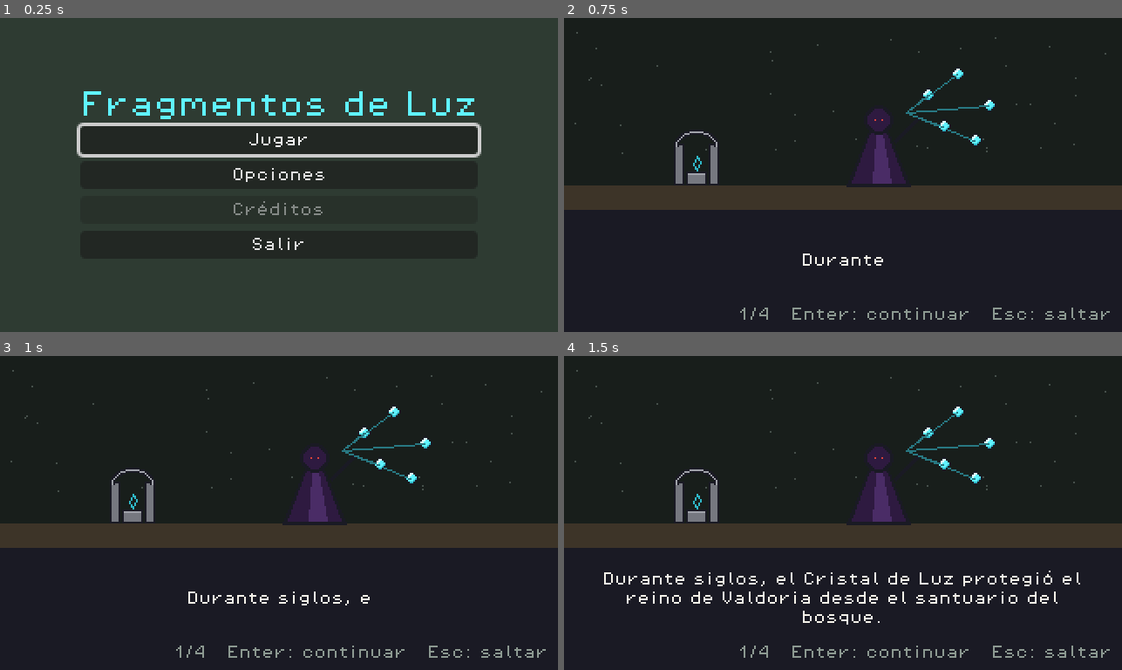
Above: before the commit, frames 1-4 (two rows, left to right).
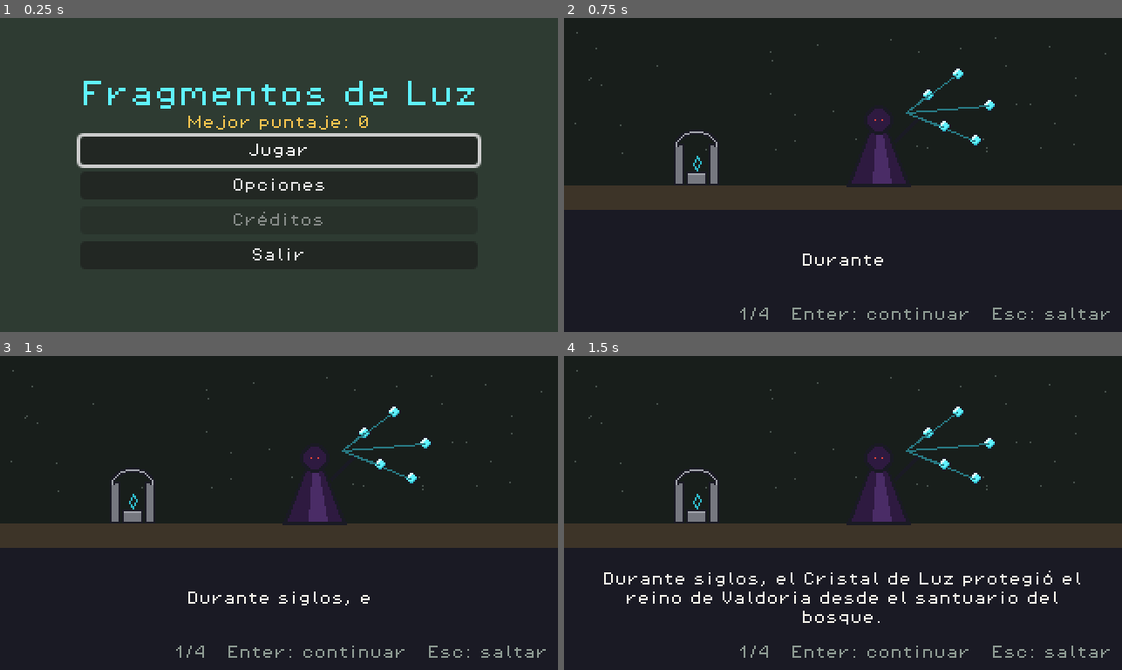
Above: after the commit, the same moments.

Repository: jaider23100/FragmentosDeLuz
Game: Godot game, scene res://scenes/ui/menu_principal.tscn
Two runs of this game, one before a commit and one after it. Both use one fixed random seed, a clock stepped at 60 frames per second and the inputs below.
Inputs (mouse positions are in pixels of both pictures, inside the frame that each line leads up to):
- Up to frame 1 (0.25 s): no input
- Up to frame 2 (0.75 s): click "Jugar" at 0.5 s
- Up to frame 3 (1 s): no input
- Up to frame 4 (1.5 s): tap Enter (ui_accept) at 1.25 s; move the mouse to (965, 497) at 1.27 s; hold D (mover_derecha) from 1.28 s (still down); tap J (atacar) at 1.35 s; click (965, 497) at 1.42 s

The runs differ from the first frame. In frame 1, 6.6% of the frame differs, in the area x 13-87%, y 20-78%; in frame 2, nothing differs; in frame 3, nothing differs; in frame 4, nothing differs.

Commit message:
feat(ui): guarda el récord y el volumen y muestra el mejor puntaje

Diff:
--- a/scenes/ui/menu_principal.tscn
+++ b/scenes/ui/menu_principal.tscn
@@ -45,6 +45,14 @@
 text = "Fragmentos de Luz"
 horizontal_alignment = 1
 
+[node name="EtiquetaMejor" type="Label" parent="Contenedor"]
+unique_name_in_owner = true
+layout_mode = 2
+theme_override_colors/font_color = Color(0.949, 0.757, 0.306, 1)
+theme_override_font_sizes/font_size = 8
+text = "Mejor puntaje: 0"
+horizontal_alignment = 1
+
 [node name="BotonJugar" type="Button" parent="Contenedor"]
 unique_name_in_owner = true
 layout_mode = 2
--- a/scripts/autoload/gestor_audio.gd
+++ b/scripts/autoload/gestor_audio.gd
@@ -4,8 +4,6 @@
 ## La música cambia sola según la fase de EstadoJuego (señal fase_cambiada) y baja durante la pausa.
 ## Todos los botones de la interfaz suenan al presionarlos sin que cada menú lo programe.
 
-## Volumen inicial de los buses (0 a 1); GestorGuardado lo reemplaza cuando hay configuración guardada.
-const VOLUMEN_POR_DEFECTO: float = 0.8
 ## Atenuación de la música mientras el juego está en pausa, en dB.
 const ATENUACION_PAUSA_DB: float = -12.0
 ## Reproductores simultáneos de efectos.
@@ -45,8 +43,9 @@
 		canal.bus = &"Efectos"
 		add_child(canal)
 		_efectos.append(canal)
-	aplicar_volumen("Musica", VOLUMEN_POR_DEFECTO)
-	aplicar_volumen("Efectos", VOLUMEN_POR_DEFECTO)
+	# El volumen inicial es el guardado (GestorGuardado se carga antes que este autoload).
+	aplicar_volumen("Musica", GestorGuardado.volumen_musica)
+	aplicar_volumen("Efectos", GestorGuardado.volumen_efectos)
 	EstadoJuego.fase_cambiada.connect(_on_fase_cambiada)
 	get_tree().node_added.connect(_on_nodo_agregado)
 	reproducir_musica("menu")
--- a/scripts/ui/menu_principal.gd
+++ b/scripts/ui/menu_principal.gd
@@ -1,15 +1,17 @@
 class_name MenuPrincipal
 extends Control
-## Menú principal: iniciar partida, opciones, créditos y salir (RF-18).
+## Menú principal: iniciar partida, opciones, créditos y salir; muestra el mejor puntaje (RF-18, RF-19).
 
 @onready var _boton_jugar: Button = %BotonJugar
 @onready var _boton_opciones: Button = %BotonOpciones
+@onready var _etiqueta_mejor: Label = %EtiquetaMejor
 @onready var _contenedor: VBoxContainer = $Contenedor
 @onready var _opciones: Opciones = %Opciones
 
 
 func _ready() -> void:
 	EstadoJuego.cambiar_fase(EstadoJuego.Fase.MENU)
+	_etiqueta_mejor.text = "Mejor puntaje: %d" % GestorGuardado.mejor_puntaje
 	_boton_jugar.grab_focus()
 
 
--- a/scripts/ui/opciones.gd
+++ b/scripts/ui/opciones.gd
@@ -39,5 +39,6 @@
 
 
 func _on_boton_volver_pressed() -> void:
+	GestorGuardado.guardar_volumen(_slider_musica.value, _slider_efectos.value)
 	visible = false
 	cerrado.emit()
--- a/scripts/ui/victoria.gd
+++ b/scripts/ui/victoria.gd
@@ -1,18 +1,21 @@
 class_name Victoria
 extends Control
-## Pantalla de victoria: puntos, bono por corazones y puntaje final (RF-13, RN-08).
+## Pantalla de victoria: puntos, bono por corazones, puntaje final y récord (RF-13, RF-19, RN-08, RN-09).
 
 @onready var _etiqueta_puntos: Label = %EtiquetaPuntos
 @onready var _etiqueta_bono: Label = %EtiquetaBono
 @onready var _etiqueta_total: Label = %EtiquetaTotal
+@onready var _etiqueta_record: Label = %EtiquetaRecord
 @onready var _boton_jugar: Button = %BotonJugarDeNuevo
 
 
 func _ready() -> void:
 	var bono: int = EstadoJuego.corazones * EstadoJuego.BONO_CORAZON
+	var total: int = EstadoJuego.calcular_puntaje_final()
 	_etiqueta_puntos.text = "Puntos: %d" % EstadoJuego.puntos
 	_etiqueta_bono.text = "Bono por corazones: +%d" % bono
-	_etiqueta_total.text = "Total: %d" % EstadoJuego.calcular_puntaje_final()
+	_etiqueta_total.text = "Total: %d" % total
+	_etiqueta_record.visible = GestorGuardado.registrar_puntaje(total)
 	_boton_jugar.grab_focus()
 
 
